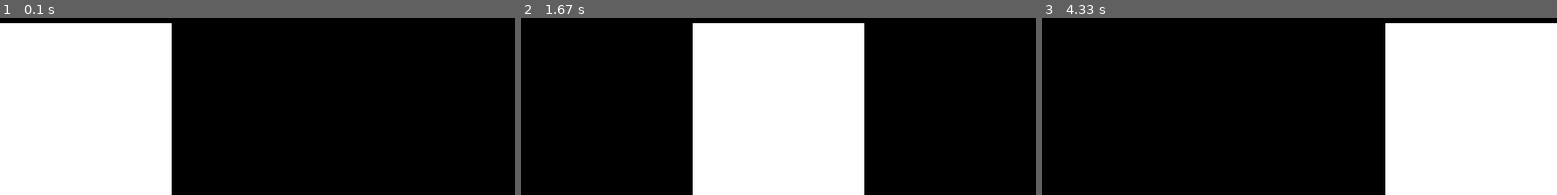
Above: before the commit, frames 1-3 (left to right).
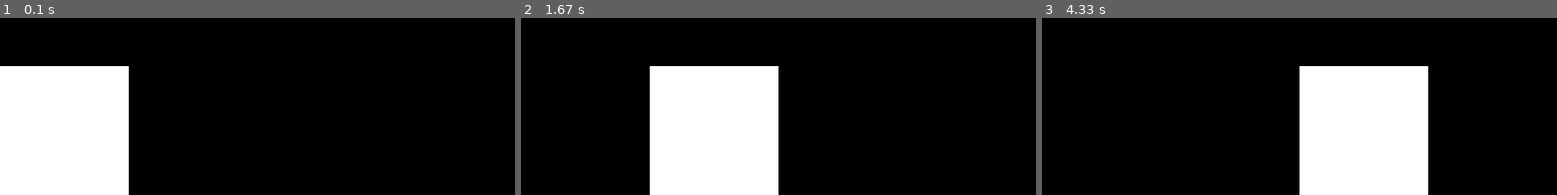
Above: after the commit, the same moments.

Repository: hsiang086/crc-static-exhibition
Game: pygame game, started from balloon/main.py
Two runs of this game, one before a commit and one after it. Both use one fixed random seed, a clock stepped at 60 frames per second and the inputs below.
Inputs:
- Up to frame 1 (0.1 s): no input
- Up to frame 2 (1.67 s): hold Right 0.33-0.8 s; hold Right 0.83-1.3 s; hold Left from 1.33 s (still down)
- Up to frame 3 (4.33 s): release Left at 1.87 s; hold Left 1.9-2.3 s; hold Right 2.33-2.97 s; hold Left 3-3.47 s; hold Right 3.5-3.97 s; hold Right from 4 s (still down)

The runs differ from the first frame. In frame 1, 14% of the frame differs, in the area x 0-34%, y 2-100%; in frame 2, 26%; in frame 3, 38%, in the area x 50-100%, y 2-100%.

Commit message:
Update main.py

Diff:
--- a/balloon/main.py
+++ b/balloon/main.py
@@ -8,11 +8,13 @@
 center_x = W // 2
 center_y = H // 2
 
-pixel_w = W // 3
+#road quantity
+r_q = 4
+pixel_w = W // r_q
 
 pygame.init()
 
-player = pygame.Surface((200,200))
+player = pygame.Surface((pixel_w,200))
 player.fill(WHITE)
 player_x = 0
 
@@ -37,6 +39,7 @@
     elif player_x < 0:
         player_x = 0
     screen.blit(player,(player_x,H-pixel_w))
+
     pygame.display.update()
 
     for event in pygame.event.get():
